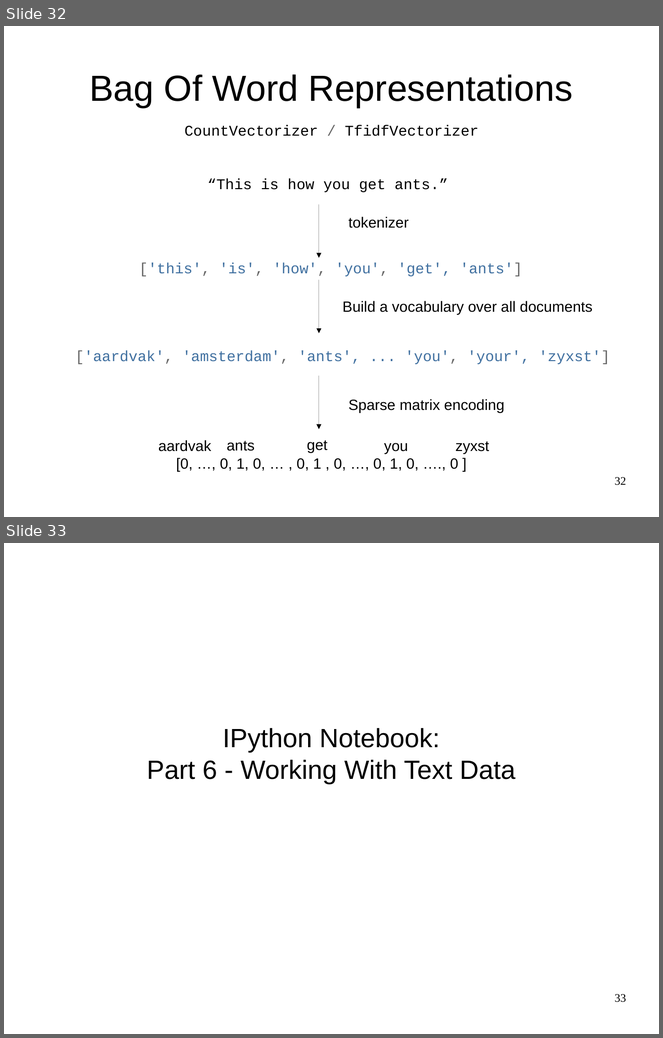
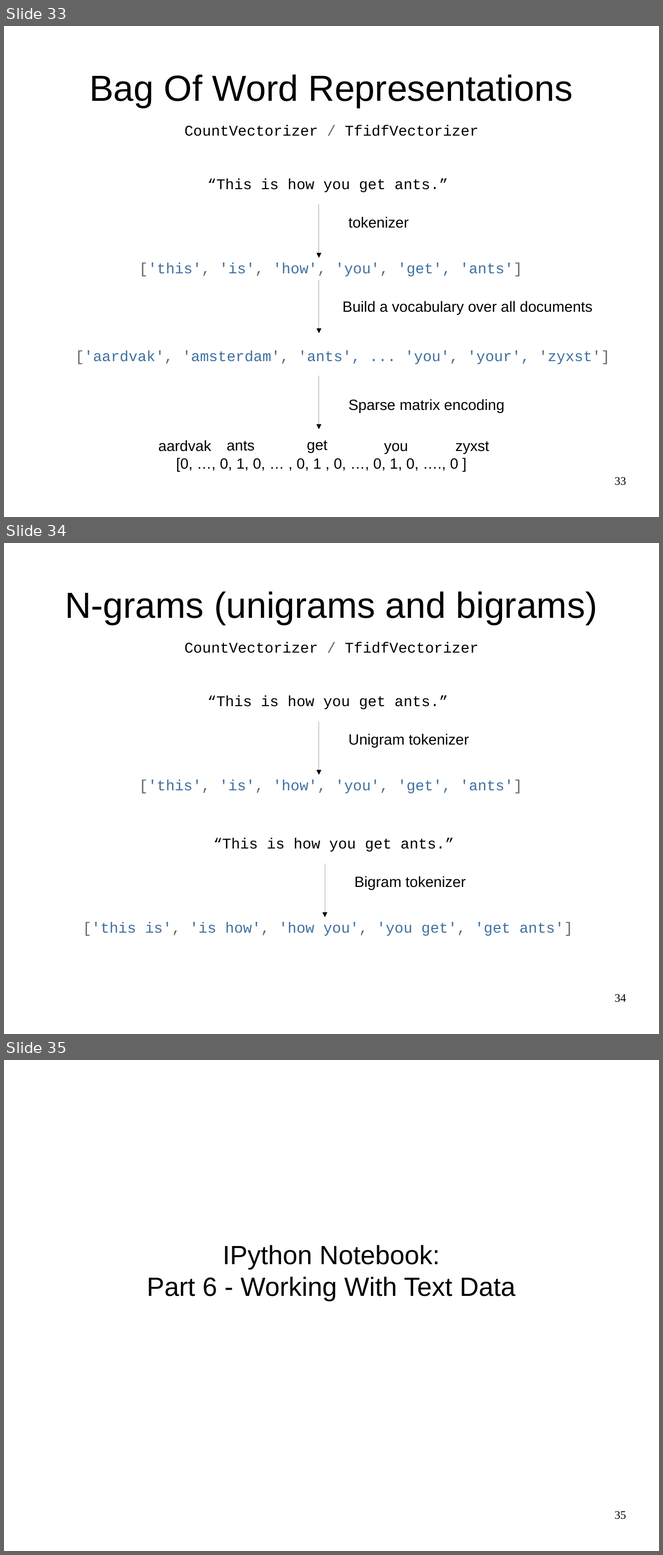
Before and after one commit to amueller/strata-nyc-2016, a slide deck: machine-learning-with-scikit-learn-strata-singapore-2015.odp. Shown one above the other, each under a label of ours: slides 32 and 33 before the commit, slides 33, 34 and 35 after it. The pictures are 663x1038 and 663x1555 pixels, drawn with LibreOffice and Linux fonts; fonts in the diff are those of the drawing. Boxes give left, top, right and bottom in pixels: in the first picture for what was removed or moved away, otherwise in the second. Text is boxed around its words. In the diff, an @@ line names an element or a change of style, - is before the commit and + after.

Commit message:
clean up whatsnew, add bigram slide

```diff
--- a/machine-learning-with-scikit-learn-strata-singapore-2015.odp
+++ b/machine-learning-with-scikit-learn-strata-singapore-2015.odp
@@ slide 34 added at (x1=4, y1=543, x2=659, y2=1034), background #FFFFFF @@
@@ title added at (x1=65, y1=591, x2=598, y2=625), 44 pt, text #000000 @@
+N-grams (unigrams and bigrams)
@@ text added at (x1=184, y1=642, x2=479, y2=653), 18 pt, text #000000 @@
+CountVectorizer / TfidfVectorizer
@@ text added at (x1=207, y1=696, x2=448, y2=709), 18 pt, text #000000 @@
+“This is how you get ants.”
@@ arrow added from (319, 721) to (319, 775), #000000 0 pt @@
@@ text added at (x1=349, y1=734, x2=469, y2=748), 18 pt, text #000000 @@
+Unigram tokenizer
@@ text added at (x1=139, y1=780, x2=522, y2=794), 18 pt, text #4070A0 @@
+['this', 'is', 'how', 'you', 'get', 'ants']
@@ text added at (x1=214, y1=838, x2=454, y2=852), 18 pt, text #000000 @@
+“This is how you get ants.”
@@ arrow added from (325, 864) to (325, 917), #000000 0 pt @@
@@ text added at (x1=354, y1=876, x2=466, y2=890), 18 pt, text #000000 @@
+Bigram tokenizer
@@ text added at (x1=83, y1=923, x2=573, y2=936), 18 pt, text #4070A0 @@
+['this is', 'is how', 'how you', 'you get', 'get ants']
@@ page number added at (x1=615, y1=994, x2=626, y2=1003), 14 pt, text #000000 @@
+34
@@ what was slide 32 is now slide 33 @@
@@ page number at (x1=615, y1=477, x2=626, y2=486): text changed @@
-32
+33
@@ what was slide 33 is now slide 35 @@
@@ page number at (x1=615, y1=1511, x2=626, y2=1520): text changed @@
-33
+35
```
Also in this commit, not shown: 4 slides changed, 1 other slide added, 1 other file.
